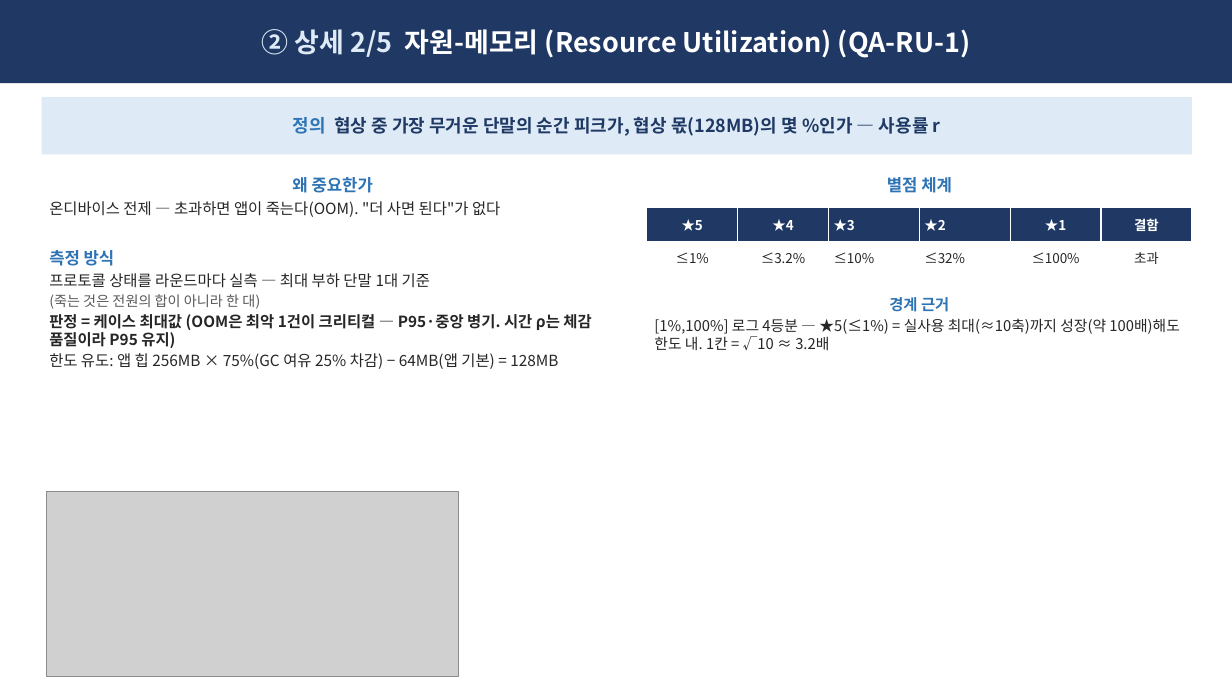
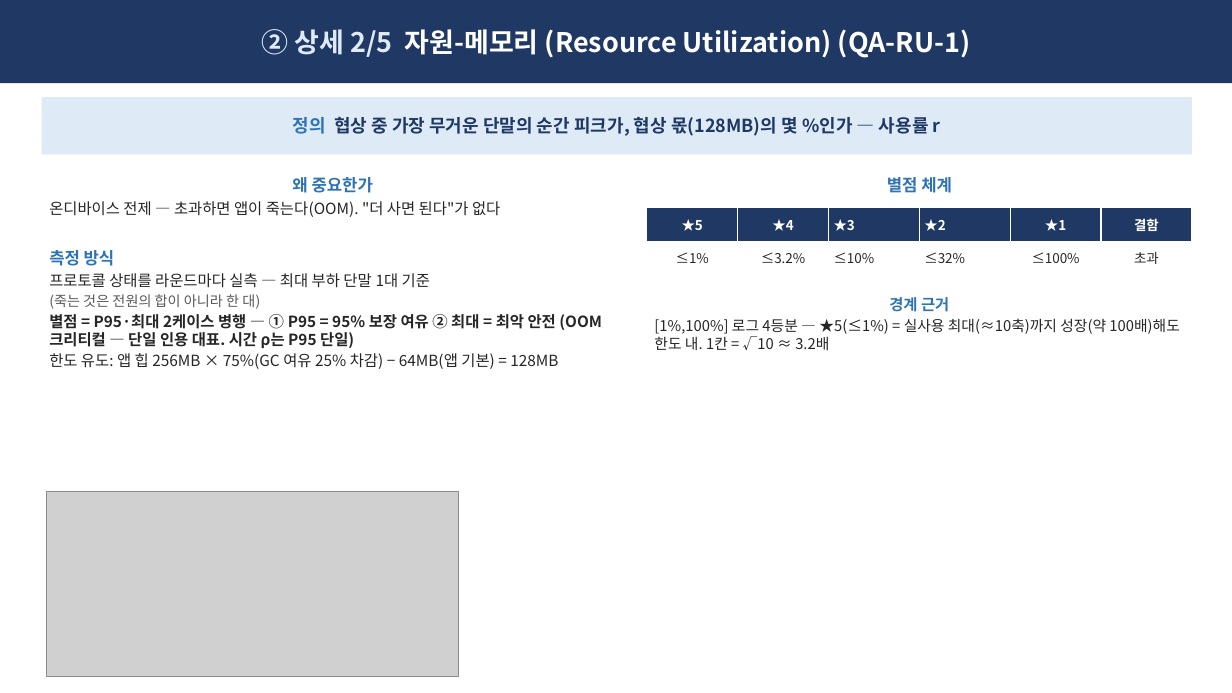
Before and after one commit to Sunwoo-Nam/architect-teamproject, a slide deck: slide 4 of docs/changbae/65-QA-종합-임원보고.pptx. Drawn at 1232x693 pixels with LibreOffice and Linux fonts; fonts in the diff are those of the drawing; grey boxes stand for pictures. Boxes give left, top, right and bottom in pixels: in the first picture for what was removed or moved away, otherwise in the second. Text is boxed around its words. In the diff, an @@ line names an element or a change of style, - is before the commit and + after.

```diff
--- a/docs/changbae/65-QA-종합-임원보고.pptx
+++ b/docs/changbae/65-QA-종합-임원보고.pptx
@@ text at (49,314,602,348): text changed @@
-판정 = 케이스 최대값 (OOM은 최악 1건이 크리티컬 — P95·중앙 병기. 시간 ρ는 체감 품질이라 P95 유지)
+별점 = P95·최대 2케이스 병행 — ① P95 = 95% 보장 여유 ② 최대 = 최악 안전 (OOM 크리티컬 — 단일 인용 대표. 시간 ρ는 P95 단일)
```
Also in this commit, not shown: 4 other slides changed, 10 other files.
